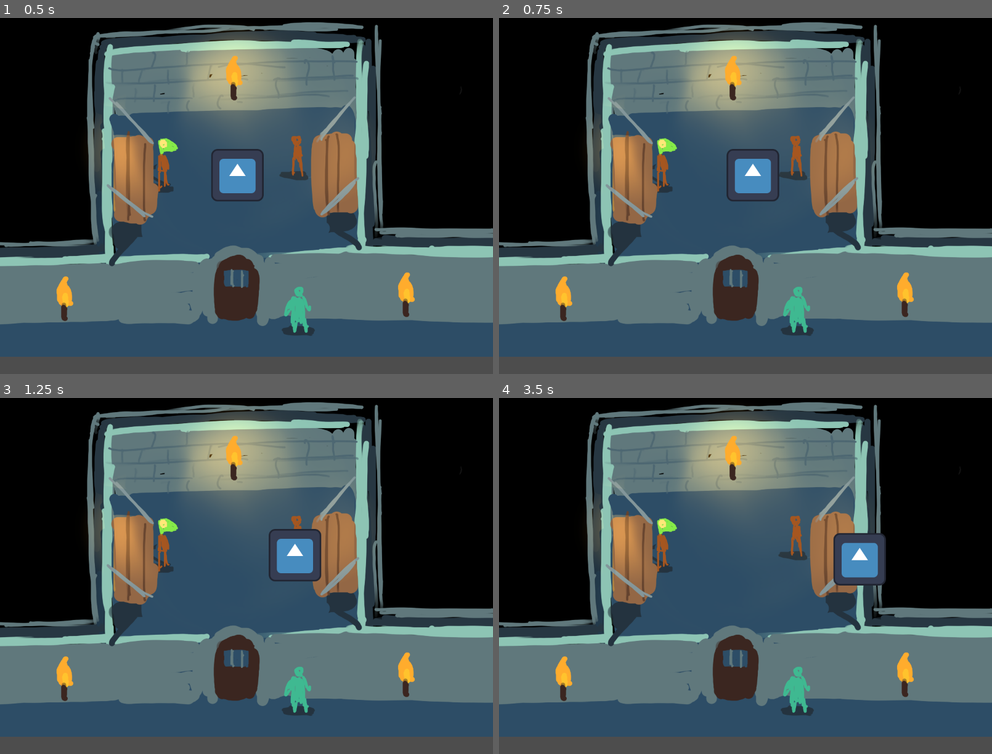
Above: before the commit, frames 1-4 (two rows, left to right).
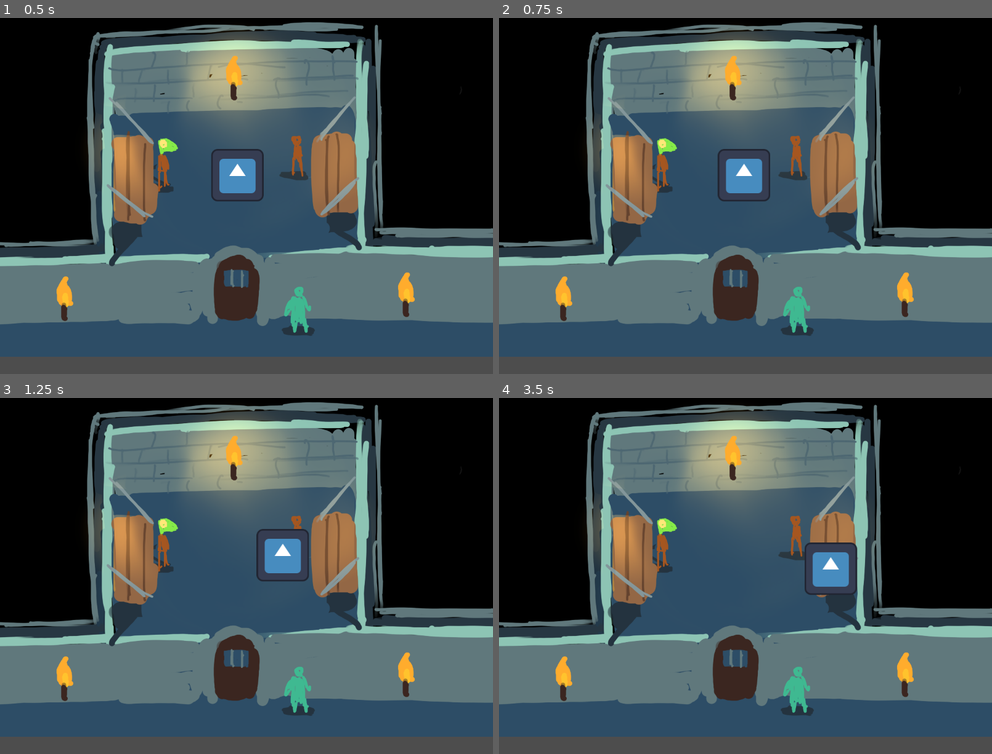
Above: after the commit, the same moments.

Repository: tombuben/gamerpie_gamejam_2025
Game: Godot game, scene res://levels/level_1.tscn
Two runs of this game, one before a commit and one after it. Both use one fixed random seed, a clock stepped at 60 frames per second and the inputs below. The engine's default icon, where the game draws it, is replaced by a stand-in: a white triangle on a blue panel in a dark square.
Inputs:
- Up to frame 1 (0.5 s): no input
- Up to frame 2 (0.75 s): tap Enter at 0.5 s; hold D (right) from 0.53 s (still down)
- Up to frame 3 (1.25 s): keep holding D (right)
- Up to frame 4 (3.5 s): release D (right) at 1.28 s; hold S (down) 1.28-2.03 s; hold D (right) 2.03-2.78 s; hold W (up) from 2.78 s (still down)

Frame 1 is identical in both runs. In frame 2, 0.6% of the frame differs, in the area x 44-57%, y 36-52%; in frame 3, 1.0%; in frame 4, 2.1%, in the area x 62-79%, y 37-56%.

Commit message:
Made a static body for the movement

Diff:
--- a/levels/level_1.tscn
+++ b/levels/level_1.tscn
@@ -10,6 +10,11 @@
 scale = Vector2(0.35, 0.35)
 texture = ExtResource("1_t1s7n")
 
+[node name="StaticBody2D" type="StaticBody2D" parent="SketchLevel1"]
+
+[node name="CollisionPolygon2D" type="CollisionPolygon2D" parent="SketchLevel1/StaticBody2D"]
+polygon = PackedVector2Array(-1868.57, 608.571, -888.571, 571.429, -934.286, -448.571, 765.714, -508.571, 817.143, 560, 1885.71, 551.429, 1868.57, -1351.43, -1868.57, -1314.29)
+
 [node name="PlayerCharacter" parent="." instance=ExtResource("1_q2wdn")]
 position = Vector2(578, 415)
-player_speed = 200
+friction = 1.0
--- a/player_character.tscn
+++ b/player_character.tscn
@@ -7,6 +7,7 @@
 radius = 65.0308
 
 [node name="PlayerCharacter" type="CharacterBody2D"]
+motion_mode = 1
 script = ExtResource("1_hxc5b")
 
 [node name="Sprite2D" type="Sprite2D" parent="."]
--- a/scripts/player_character.gd
+++ b/scripts/player_character.gd
@@ -1,15 +1,25 @@
 extends CharacterBody2D
-@export var player_speed = 100
 
-func _process(delta: float) -> void:
+@export var player_speed = 200
+@export var friction = 0.01
+@export var acceleration = 0.1
 
-	var direction = Vector2(
-   	 Input.get_action_strength("right") - Input.get_action_strength("left"),
-   	 Input.get_action_strength("down") - Input.get_action_strength("up")
-	)
+func get_input():
+	var input = Vector2()
+	if Input.is_action_pressed('right'):
+		input.x += 1
+	if Input.is_action_pressed('left'):
+		input.x -= 1
+	if Input.is_action_pressed('down'):
+		input.y += 1
+	if Input.is_action_pressed('up'):
+		input.y -= 1
+	return input
 
-	direction = direction.normalized()
-
-	velocity = direction * player_speed
-
+func _physics_process(delta):
+	var direction = get_input()
+	if direction.length() > 0:
+		velocity = velocity.lerp(direction.normalized() * player_speed, acceleration)
+	else:
+		velocity = velocity.lerp(Vector2.ZERO, friction)
 	move_and_slide()
